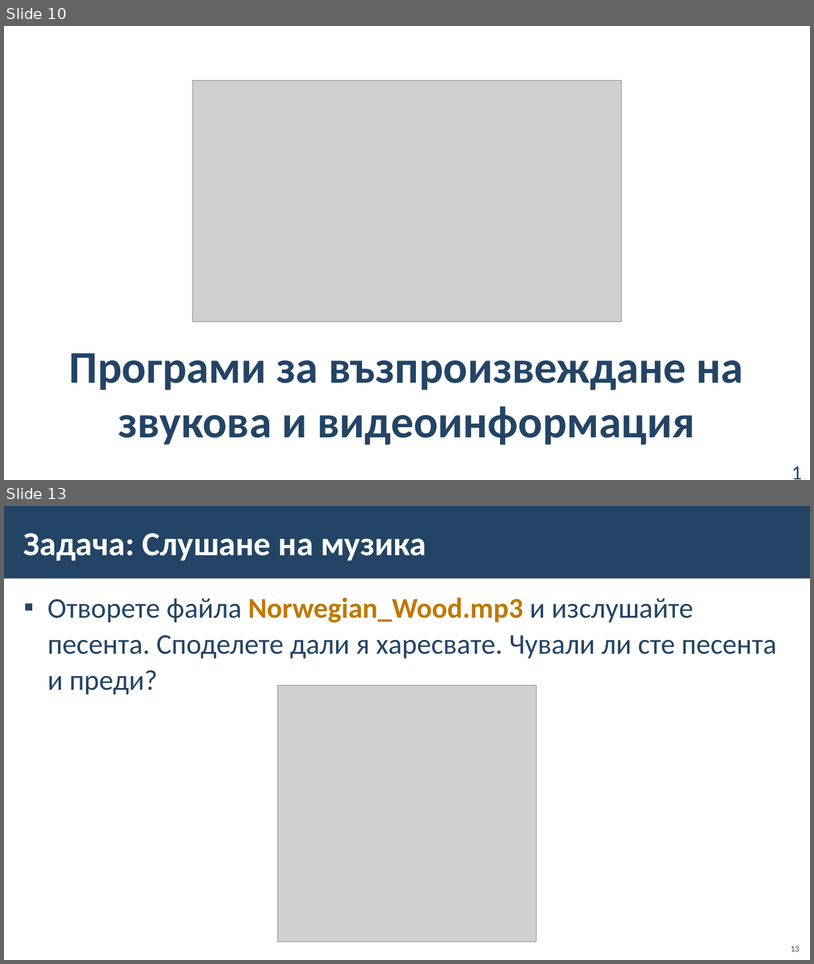
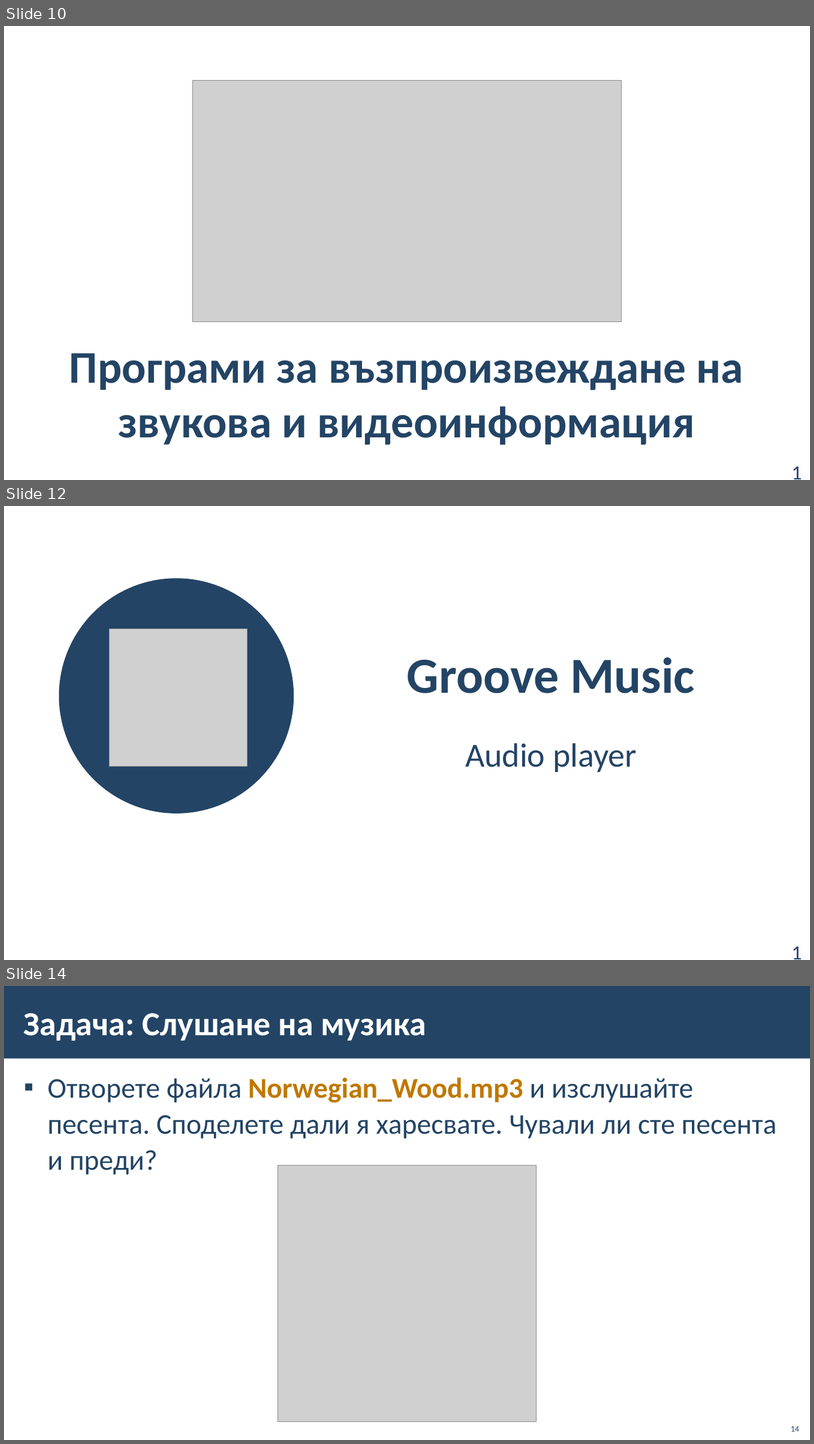
Before and after one commit to BG-IT-Edu/School-Programming, a slide deck: Courses/Computer-Modeling-and-IT/Computer-Modeling-and-IT-5-Class/10-Working-With-Sound-and-Video-Information/10-Working-With-Sound-and-Video-Information.pptx. Shown one above the other, each under a label of ours: slides 10 and 13 before the commit, slides 10, 12 and 14 after it; the slides between them are not shown. The pictures are 814x964 and 814x1444 pixels, drawn with LibreOffice and Linux fonts; fonts in the diff are those of the drawing; grey boxes stand for pictures; background and template pictures are left out. Boxes give left, top, right and bottom in pixels: in the first picture for what was removed or moved away, otherwise in the second. Text is boxed around its words. In the diff, an @@ line names an element or a change of style, - is before the commit and + after.

```diff
--- a/Courses/Computer-Modeling-and-IT/Computer-Modeling-and-IT-5-Class/10-Working-With-Sound-and-Video-Information/10-Working-With-Sound-and-Video-Information.pptx
+++ b/Courses/Computer-Modeling-and-IT/Computer-Modeling-and-IT-5-Class/10-Working-With-Sound-and-Video-Information/10-Working-With-Sound-and-Video-Information.pptx
@@ slide 12 added at bbox=[4, 506, 810, 960], background #FFFFFF @@
@@ ellipse added at bbox=[59, 578, 294, 813], fill #234465 @@
@@ picture added at bbox=[110, 629, 247, 766] @@
@@ title added at bbox=[407, 657, 695, 693], 60 pt, text #234465, bold @@
+Groove Music
@@ subtitle added at bbox=[465, 743, 637, 772], 40 pt, text #234465 @@
+Audio player
@@ page number added at bbox=[786, 937, 810, 956], 24 pt, text #234465 @@
+12
@@ what was slide 13 is now slide 14 @@
@@ page number at bbox=[791, 1426, 800, 1431]: text changed @@
-13
+14
```
Also in this commit, not shown: 6 slides changed, 1 other slide added.
